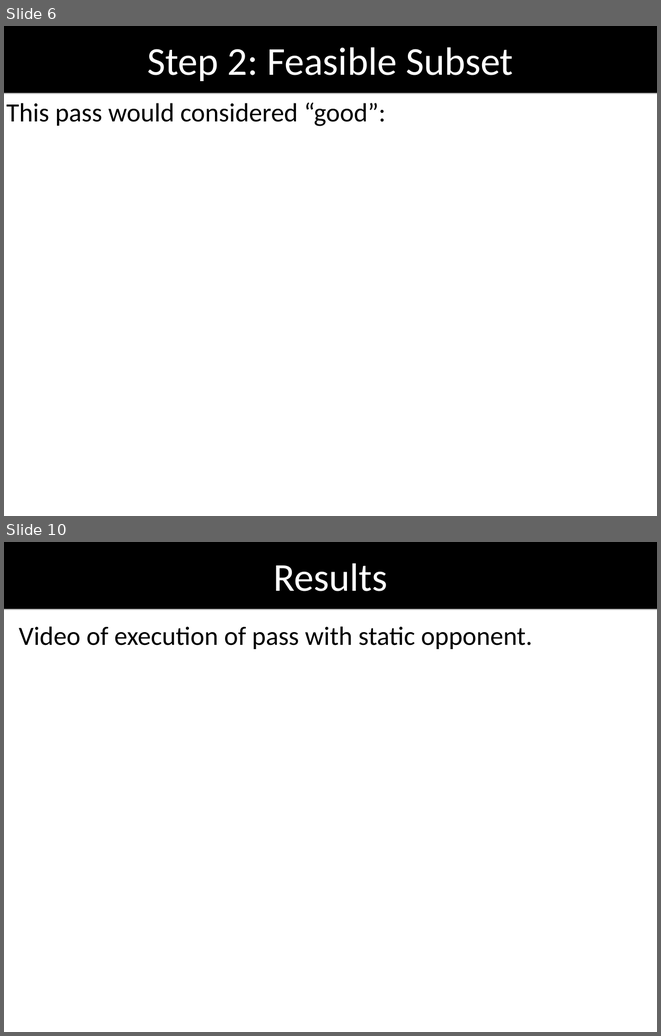
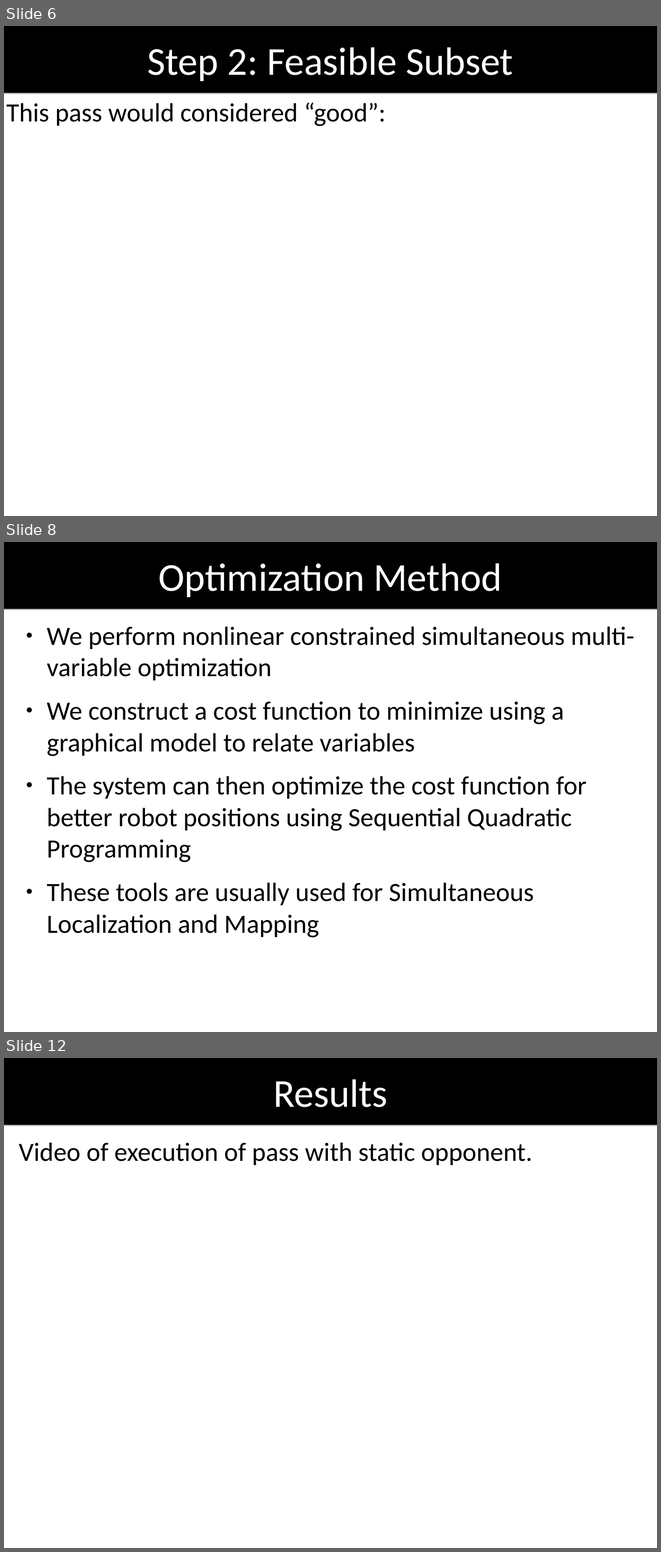
Before and after one commit to oarslan3/gt-cs-rip-projects, a slide deck: final/finalPresentation.odp. Shown one above the other, each under a label of ours: slides 6 and 10 before the commit, slides 6, 8 and 12 after it; the slides between them are not shown. The pictures are 661x1036 and 661x1552 pixels, drawn with LibreOffice and Linux fonts; fonts in the diff are those of the drawing; background and template pictures are left out. Boxes give left, top, right and bottom in pixels: in the first picture for what was removed or moved away, otherwise in the second. Text is boxed around its words. In the diff, an @@ line names an element or a change of style, - is before the commit and + after.

Commit message:
Added to the presentation, made a factor graph display, converted a video

```diff
--- a/final/finalPresentation.odp
+++ b/final/finalPresentation.odp
@@ slide 8 added at box(4, 542, 657, 1032), background #FFFFFF @@
@@ title added at box(4, 542, 657, 608), fill #000000, 48 pt, text #FFFFFF @@
+Optimization Method
@@ text added at box(47, 626, 634, 937), 32 pt, text #000000 @@
+● We perform nonlinear constrained simultaneous multi-variable optimization
+● We construct a cost function to minimize using a graphical model to relate variables
+● The system can then optimize the cost function for better robot positions using Sequential Quadratic Programming
+● These tools are usually used for Simultaneous Localization and Mapping
@@ what was slide 10 is now slide 12 @@
```
Also in this commit, not shown: 6 slides changed, 5 other slides added, 2 slides removed, 4 other files.
